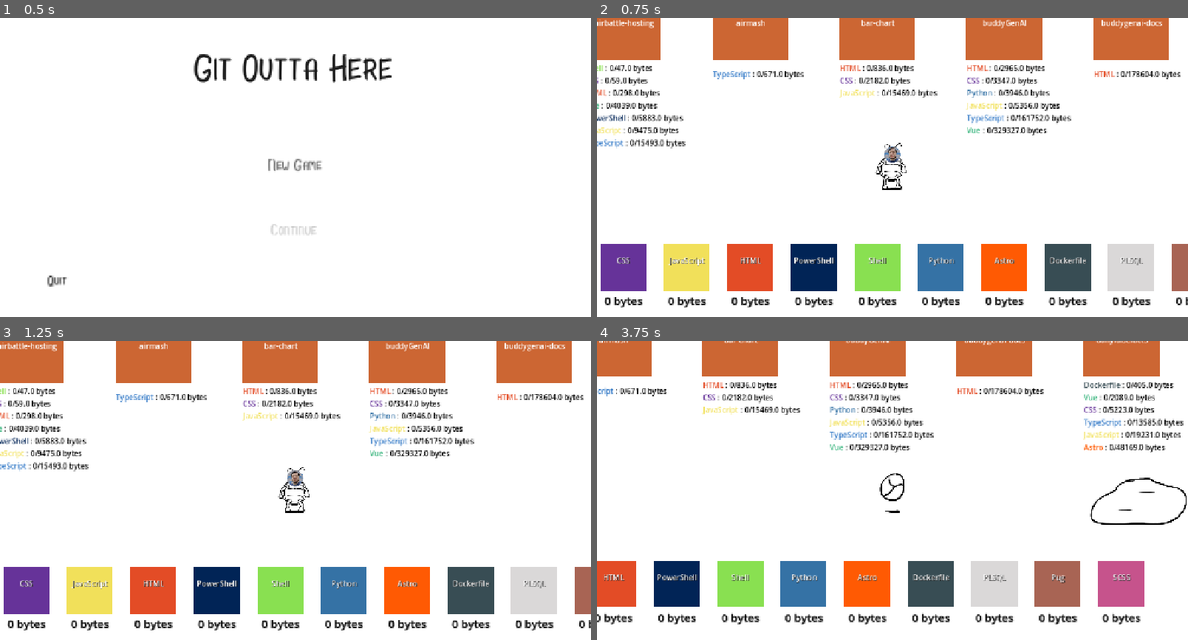
Above: before the commit, frames 1-4 (two rows, left to right).
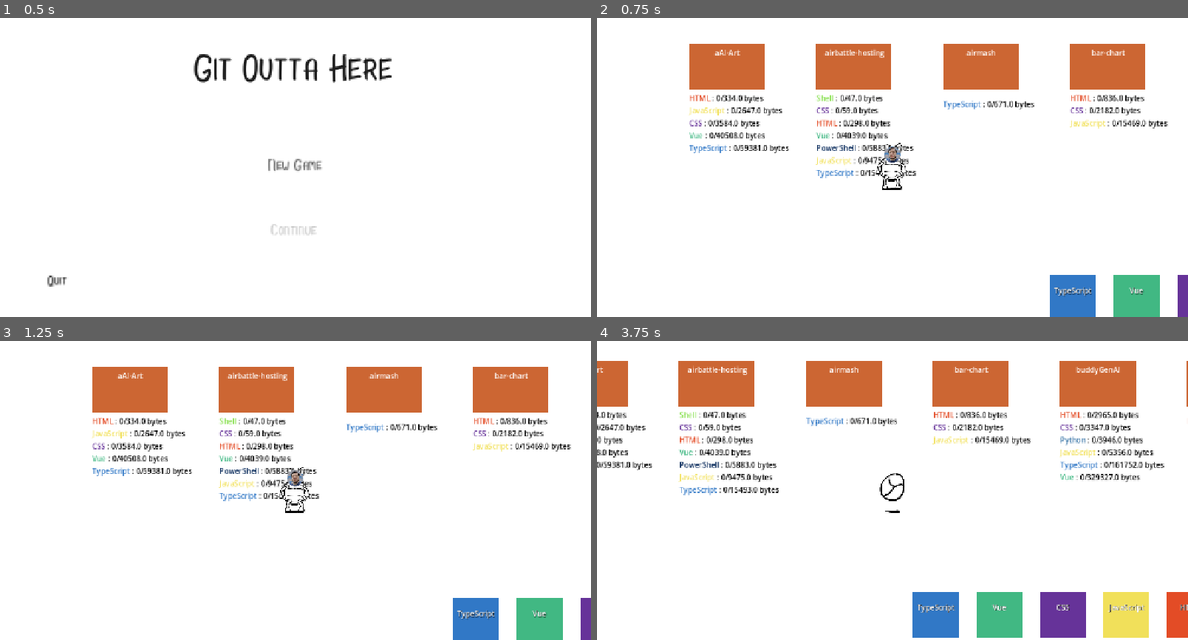
Above: after the commit, the same moments.

Repository: parsehex/git-outta-here
Game: Godot game, scene res://scenes/levels/Intro.tscn
Same seed, same stepped clock (60 frames per second), same inputs: the game is played once before the commit and once after it.
Inputs:
- Up to frame 1 (0.5 s): no input
- Up to frame 2 (0.75 s): click "New Game" at 0.5 s
- Up to frame 3 (1.25 s): no input
- Up to frame 4 (3.75 s): tap Enter at 1.25 s; hold Right (move_right) 1.28-2.03 s; hold E (interact) 1.28-2.03 s; hold Down (move_down) 2.03-2.78 s; tap Ctrl (attack) at 2.1 s; tap E (interact) at 2.3 s; hold Right (move_right) 2.78-3.53 s; hold E (interact) 2.78-3.53 s; hold Up (move_up) from 3.53 s (still down); tap Space (roll) at 3.6 s

Frame 1 is identical in both runs. In frame 2, 32% of the frame differs, in the area x 0-100%, y 0-100%; in frame 3, 32%; in frame 4, 33%.

Commit message:
draw mines in rows of 7, add tooltips

Diff:
--- a/scenes/levels/Outside.gd
+++ b/scenes/levels/Outside.gd
@@ -50,8 +50,9 @@
 		repositories_container.add_child(repo_node)
 
 func generate_mines():
-	var start_x = -500
+	var start_x = 1000
 	var spacing = 275
+	var vertical_spacing = 400
 
 	var lang_index = 0
 	for lang in all_languages:
@@ -65,7 +66,9 @@
 			var color = lang_colors[lang]
 			mine_node.language_color = Color(color)
 
-		mine_node.position = Vector2(start_x + lang_index * spacing, 1500)
+		var row = lang_index / 7
+		var col = lang_index % 7
+		mine_node.position = Vector2(start_x + col * spacing, 1500 + row * vertical_spacing)
 
 		mines_container.add_child(mine_node)
 		lang_index += 1
--- a/scenes/levels/Outside.tscn
+++ b/scenes/levels/Outside.tscn
@@ -44,6 +44,6 @@
 polygon = PackedVector2Array(-161.6896, 7.0300293, -28.119934, -72.30835, 50.214157, -72.30835, 189.80952, -28.119873, 191.81808, 28.119995, 140.59964, 82.3512, -168.71957, 90.3855, -195.83524, 60.25708)
 
 [node name="Character" parent="." instance=ExtResource("8")]
-position = Vector2(1210, 1153)
+position = Vector2(212, 1023)
 
 [node name="UI" parent="." instance=ExtResource("2")]
--- a/scenes/misc/Mine.gd
+++ b/scenes/misc/Mine.gd
@@ -10,6 +10,7 @@
 @onready var range_indicator = $RangeIndicator
 @onready var label: Label = $Label
 @onready var count_label: Label = $CountLabel
+@onready var tooltip: Label = $Tooltip
 
 var player_in_range = false
 var player_node = null
@@ -65,6 +66,8 @@
 		player_node = body
 		if range_indicator:
 			range_indicator.visible = true
+		if tooltip:
+			tooltip.visible = true
 		print("Player entered mine area for language: " + language_name)
 
 func _on_body_exited(body):
@@ -76,6 +79,8 @@
 			progress_bar.visible = false
 		if range_indicator:
 			range_indicator.visible = false
+		if tooltip:
+			tooltip.visible = false
 		print("Player exited mine area for language: " + language_name)
 
 func _update_count_label():
--- a/scenes/misc/Mine.tscn
+++ b/scenes/misc/Mine.tscn
@@ -47,6 +47,18 @@
 text = "0 bytes"
 horizontal_alignment = 1
 
+[node name="Tooltip" type="Label" parent="."]
+visible = false
+z_index = 10
+offset_left = -100.0
+offset_top = -100.0
+offset_right = 100.0
+offset_bottom = -77.0
+modulate = Color(1, 1, 1, 0.5)
+theme_override_colors/font_shadow_color = Color(0, 0, 0, 1)
+text = "Hold interact to gather"
+horizontal_alignment = 1
+
 [node name="Body" type="ColorRect" parent="."]
 z_index = -3
 offset_left = -50.0
Not shown, changed: .roo/rules/01.md
